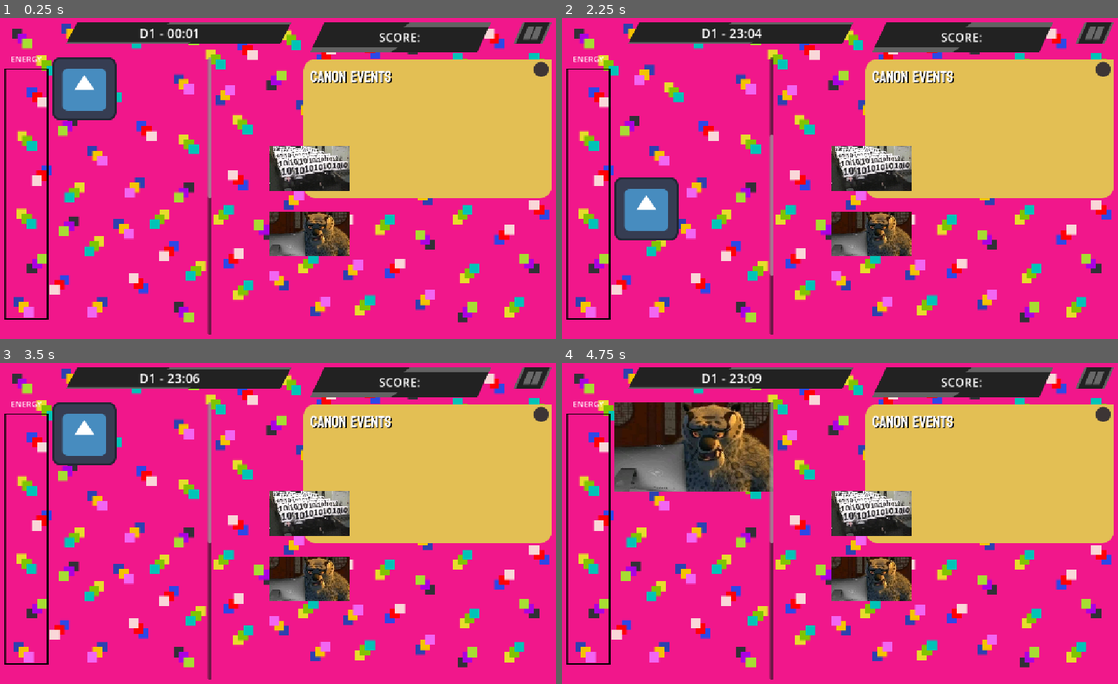
Above: before the commit, frames 1-4 (two rows, left to right).
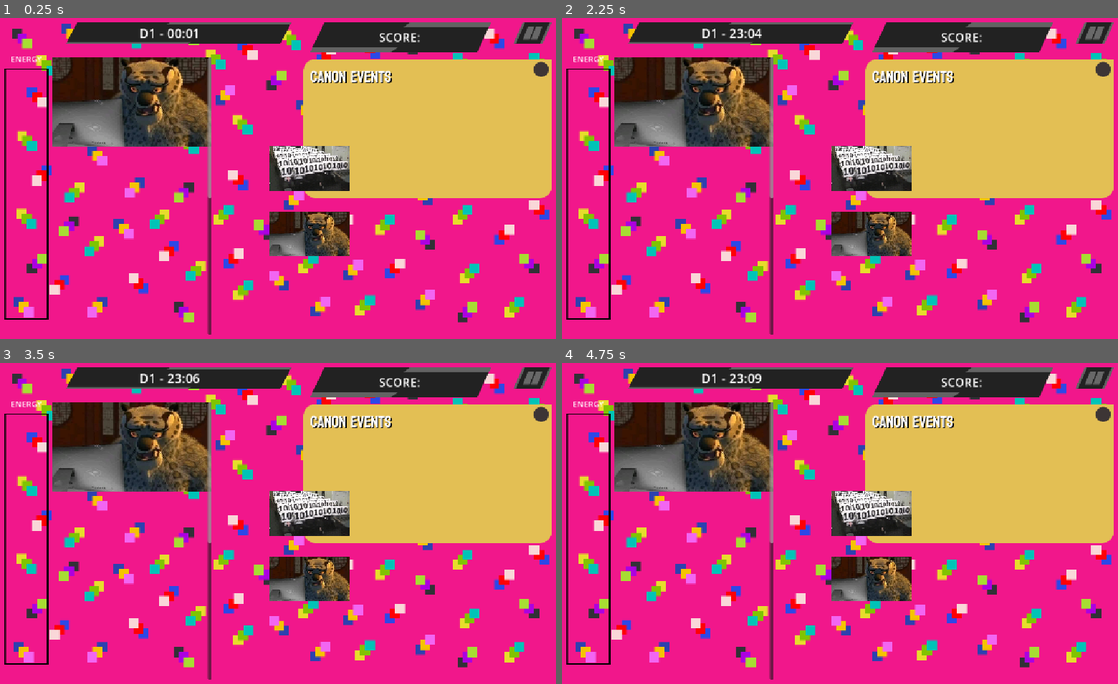
Above: after the commit, the same moments.

Repository: shi-reker/ScrollMaxxer
Game: Godot game, scene res://Scenes/main.tscn
Same seed, same stepped clock (60 frames per second), same inputs: the game is played once before the commit and once after it. The engine's default icon, where the game draws it, is replaced by a stand-in: a white triangle on a blue panel in a dark square.
Inputs (mouse positions are in pixels of both pictures, inside the frame that each line leads up to):
- Up to frame 1 (0.25 s): no input
- Up to frame 2 (2.25 s): click (840, 146) at 0.5 s; click (840, 210) at 1.25 s; click (840, 146) at 2 s
- Up to frame 3 (3.5 s): click (278, 555) at 2.75 s
- Up to frame 4 (4.75 s): click (840, 491) at 3.5 s; click (840, 555) at 4.25 s

The runs differ from the first frame. In frame 1, 7.9% of the frame differs, in the area x 9-39%, y 12-41%; in frame 2, 10%, in the area x 9-39%, y 12-81%; in frame 3, 7.9%; in frame 4, nothing differs.
Error after the commit: Parse Error: Preload file "res://assets/temp_content_sprite.tres" does not exist. (res://scripts/contents/content_stats.gd:7)

Commit message:
new func pick random content

Diff:
--- a/scripts/autoloads/enums.gd
+++ b/scripts/autoloads/enums.gd
@@ -17,3 +17,8 @@
 	CAT_VET,
 	JJK_SLANDER
 }
+
+var content_resource: Dictionary[Enums.Content, ContentStats] = {
+	Content.CAT_VET: preload("res://resources/contents/cat_vet.tres"),
+	Content.JJK_SLANDER: preload("res://resources/contents/jjk_slander.tres")
+}
--- a/scripts/contents/content.gd
+++ b/scripts/contents/content.gd
@@ -9,14 +9,23 @@
 	set(value):
 		content_stats = value
 		if sprite and value:
-			sprite.texture = value.texture
-			_resize_sprite_to_fit()
+			_apply_stats()
 
 func _ready() -> void:
 	# Safely apply the texture now that everything is initialized
 	if content_stats and sprite:
-		sprite.texture = content_stats.texture
-		_resize_sprite_to_fit()
+		_apply_stats()
+
+func _apply_stats(new_stats: ContentStats = null) -> void:
+	if new_stats != null:
+		content_stats = new_stats
+	if content_stats == null:
+		return
+	var tex := content_stats.texture
+
+	if sprite and sprite.texture != tex:
+		sprite.texture = tex
+	_resize_sprite_to_fit()
 
 func _resize_sprite_to_fit() -> void:
 	if not sprite:
--- a/scripts/contents/content_manager.gd
+++ b/scripts/contents/content_manager.gd
@@ -9,10 +9,17 @@
 @onready var top_content: Content = content1
 @onready var btm_content: Content = content2
 
+var leftover_content: Array = Enums.Content.values()
+var content_history: Dictionary[Enums.Content, bool] = {}
+
 signal scrolled(new_content: Content)
 
 
 var is_scrolling: bool = false
+
+func _ready() -> void:
+	add_new_content(content1)
+	add_new_content(content2)
 
 func next_content() -> void:
 	if is_scrolling:
@@ -32,4 +39,18 @@
 	top_content = incoming_content
 	btm_content = outgoing_content
 	is_scrolling = false
+
+	add_new_content(btm_content)
+
 	scrolled.emit(btm_content)
+
+func add_new_content(content_node: Content):
+	var new_content: ContentStats = random_content()
+	content_node.content_stats = new_content
+
+func random_content() -> ContentStats:
+	var new_content: Enums.Content = leftover_content.pick_random()
+	leftover_content.erase(new_content)
+	content_history[new_content] = true
+	var content_stats: ContentStats = Enums.content_resource[new_content]
+	return content_stats
--- a/scripts/contents/content_stats.gd
+++ b/scripts/contents/content_stats.gd
@@ -4,7 +4,7 @@
 @export var code: Enums.Content = 0
 @export var genre: Enums.Genre = 0
 
-@export var texture: Texture2D = preload("res://icon.svg")
+@export var texture: Texture2D = preload("res://assets/temp_content_sprite.tres")
 
 func _on_scrolled():
 	pass
